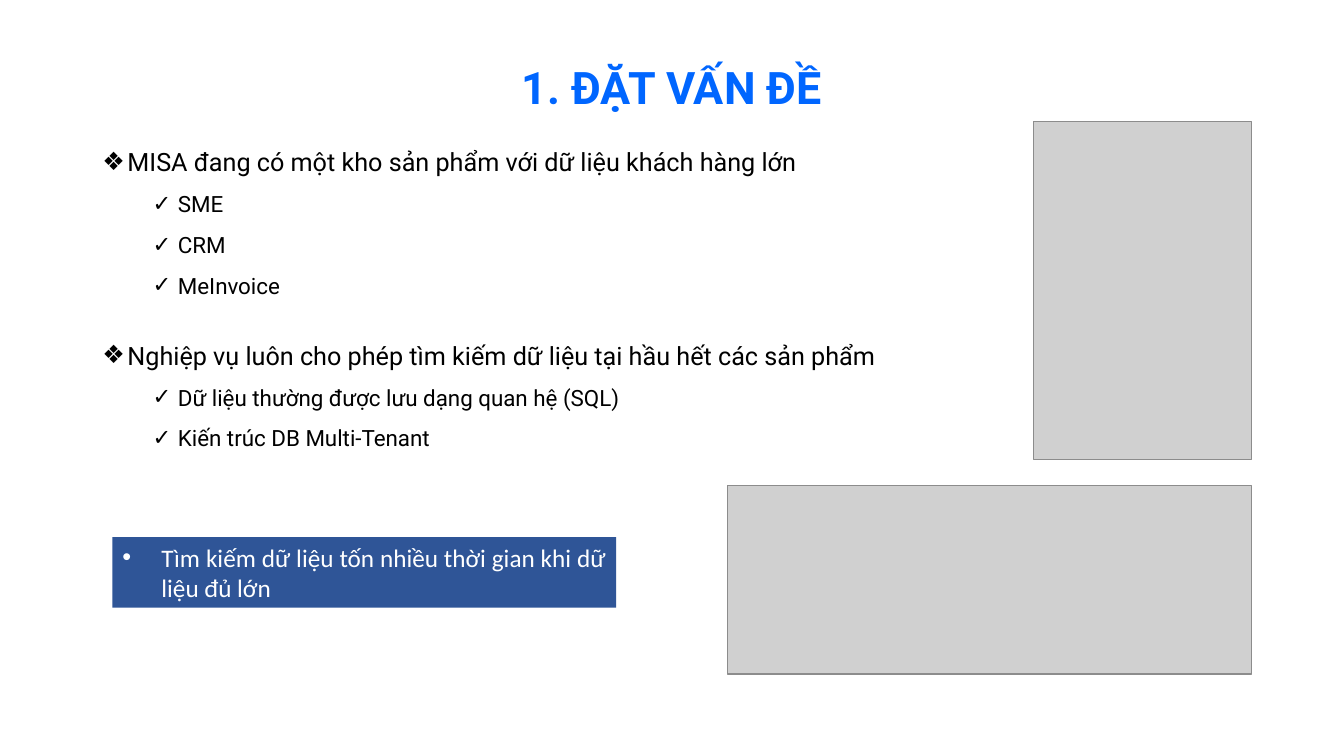
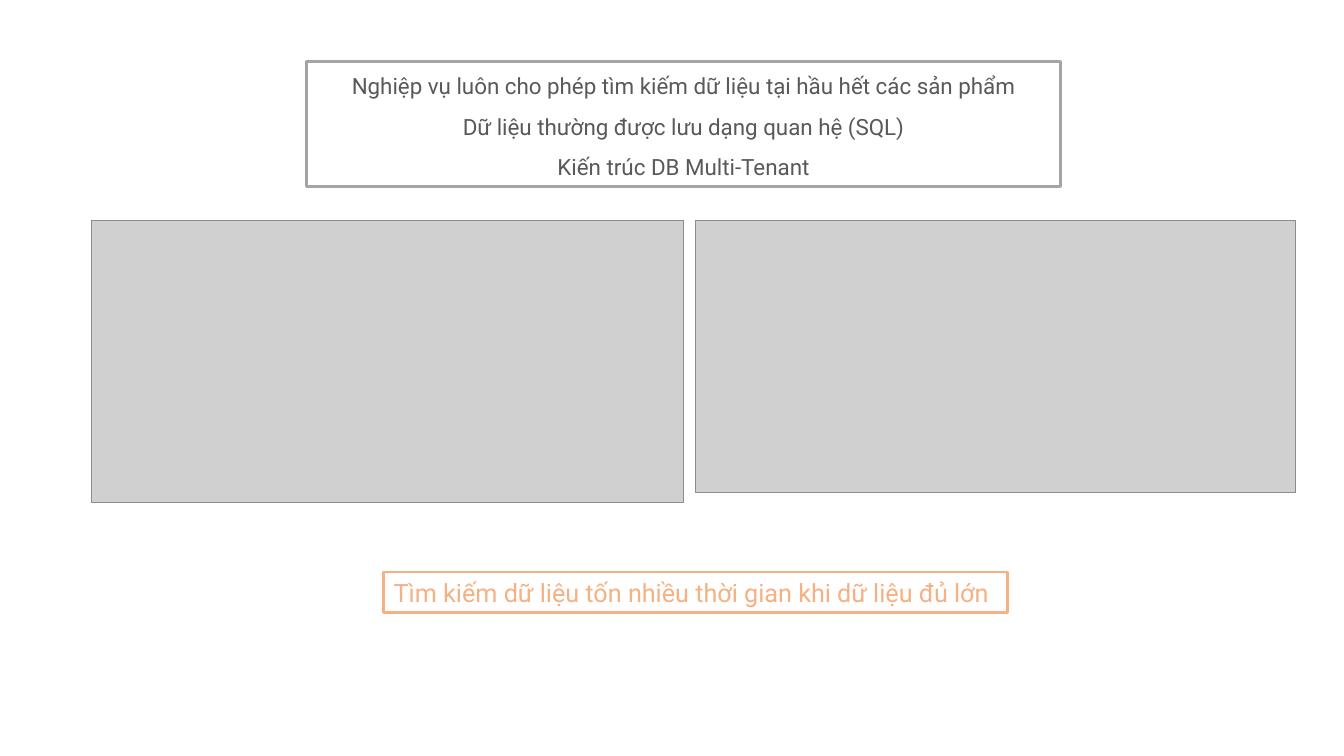
Before and after one commit to dna219/DreamChaserFromCRM, a slide deck: slide 6 of Dream-Chaser-From-CRM.pptx (slide 4 before the commit). Drawn at 1344x756 pixels with LibreOffice and Linux fonts; fonts in the diff are those of the drawing; grey boxes stand for pictures; background and template pictures are left out. Boxes give left, top, right and bottom in pixels: in the first picture for what was removed or moved away, otherwise in the second. Text is boxed around its words. In the diff, an @@ line names an element or a change of style, - is before the commit and + after.

```diff
--- a/Dream-Chaser-From-CRM.pptx
+++ b/Dream-Chaser-From-CRM.pptx
@@ rectangle added at [307,62,1061,187], fill #FFFFFF, outline #A5A5A5 2 pt, 16 pt, text #595959 @@
+Nghiệp vụ luôn cho phép tìm kiếm dữ liệu tại hầu hết các sản phẩm
+Dữ liệu thường được lưu dạng quan hệ (SQL)
+Kiến trúc DB Multi-Tenant
@@ text removed at [522,62,822,112] @@
-1. ĐẶT VẤN ĐỀ
@@ picture removed at [1033,121,1251,459] @@
@@ text removed at [127,150,875,447] @@
-❖ MISA đang có một kho sản phẩm với dữ liệu khách hàng lớn
-  ✓ SME
-  ✓ CRM
-  ✓ MeInvoice
-❖ Nghiệp vụ luôn cho phép tìm kiếm dữ liệu tại hầu hết các sản phẩm
-  ✓ Dữ liệu thường được lưu dạng quan hệ (SQL)
-  ✓ Kiến trúc DB Multi-Tenant
@@ picture added at [92,221,685,503] @@
@@ picture added at [696,221,1296,493] @@
@@ picture removed at [728,486,1252,675] @@
@@ rectangle "Tìm kiếm dữ liệu tốn ...": place and size @@
-rectangle "Tìm kiếm dữ liệu tốn ..." at [112,537,616,608]
+rectangle "Tìm kiếm dữ liệu tốn ..." at [384,572,1008,612]
@@ rectangle "Tìm kiếm dữ liệu tốn ..." at [384,572,1008,612]: font Calibri to Roboto, text colour #FFFFFF to #F4B183; bullet • to none; fill #2F5597 to #FFFFFF; outline none to #F4B183 2 pt @@
```
Also in this commit, not shown: 7 other slides changed, 7 slides added, 5 slides removed.
